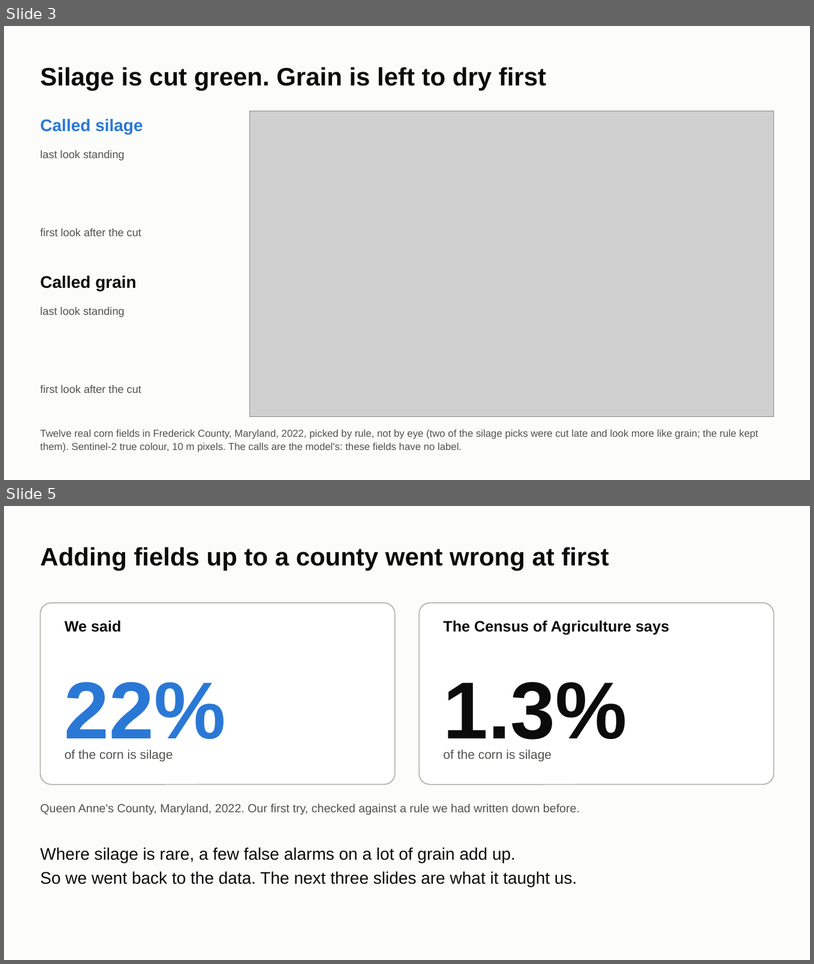
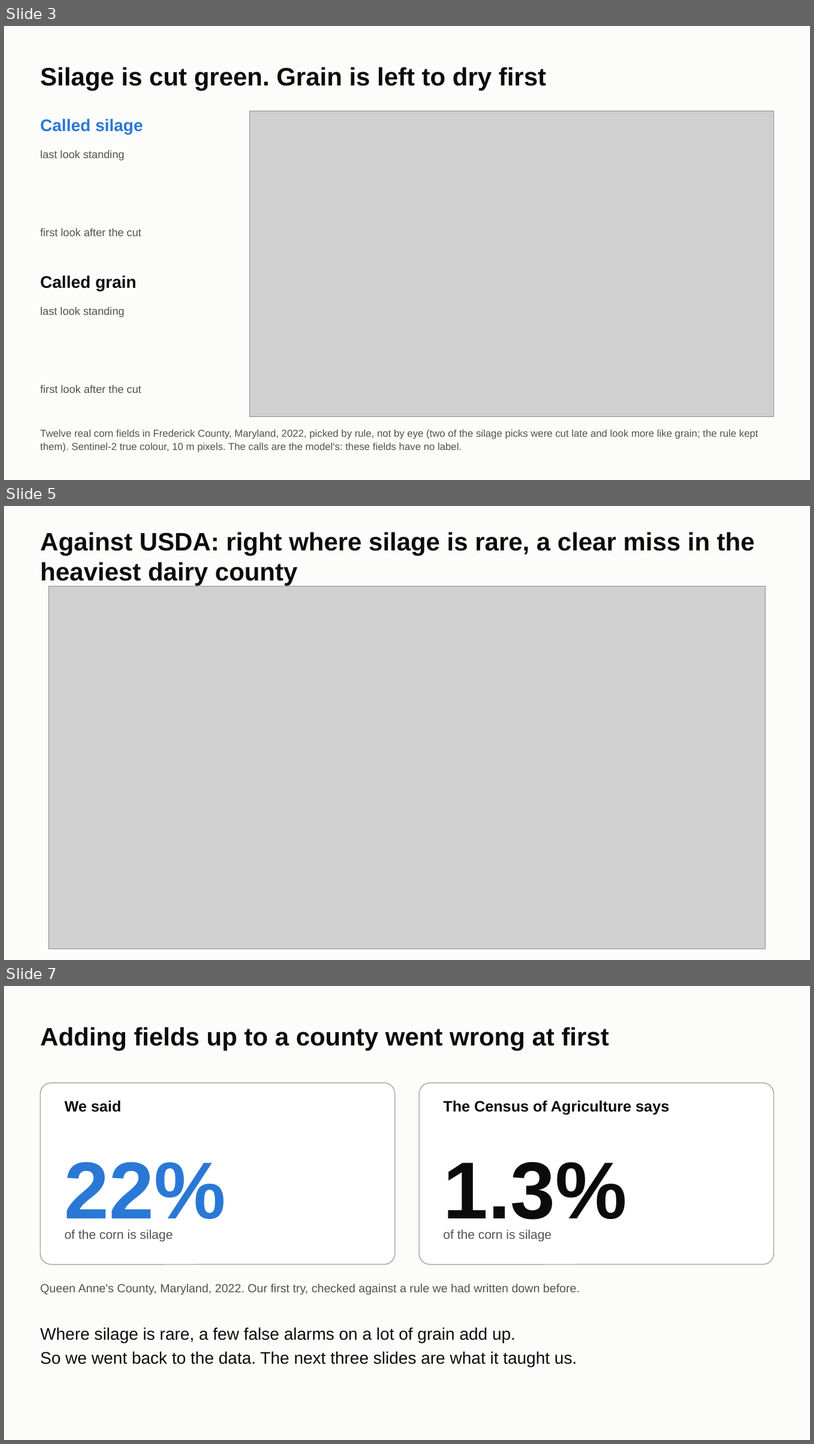
Before and after one commit to ChenSiyun1234/FieldVision, a slide deck: handoff/presentation/FieldVision_model_story.pptx. Shown one above the other, each under a label of ours: slides 3 and 5 before the commit, slides 3, 5 and 7 after it; the slides between them are not shown. The pictures are 814x964 and 814x1444 pixels, drawn with LibreOffice and Linux fonts; fonts in the diff are those of the drawing; grey boxes stand for pictures. Boxes give left, top, right and bottom in pixels: in the first picture for what was removed or moved away, otherwise in the second. Text is boxed around its words. In the diff, an @@ line names an element or a change of style, - is before the commit and + after.

Commit message:
Deck: twelve slides with every county and state result, the tuning as one table and the team's system; hand-over page with Wisconsin 2023

```diff
--- a/handoff/presentation/FieldVision_model_story.pptx
+++ b/handoff/presentation/FieldVision_model_story.pptx
@@ slide 5 added at (4, 506, 810, 960), background #FCFCFB @@
@@ title added at (40, 532, 755, 586), 30 pt, text #0B0B0B, bold @@
+Against USDA: right where silage is rare, a clear miss in the heaviest dairy county
@@ picture added at (49, 586, 765, 949) @@
@@ what was slide 5 is now slide 7 @@
```
Also in this commit, not shown: 3 slides changed, 2 other slides added, 1 slide removed, 2 other files.
